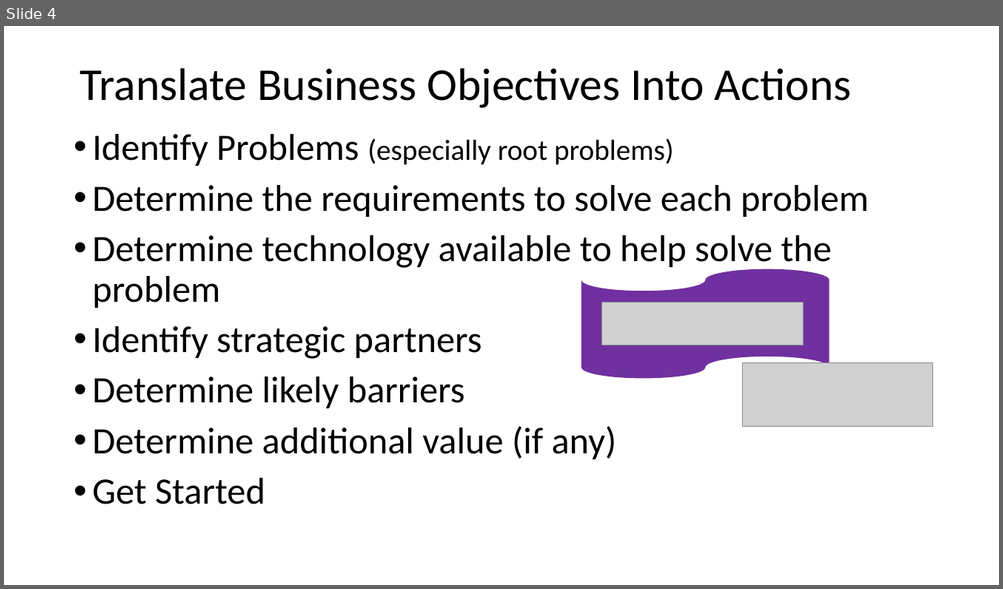
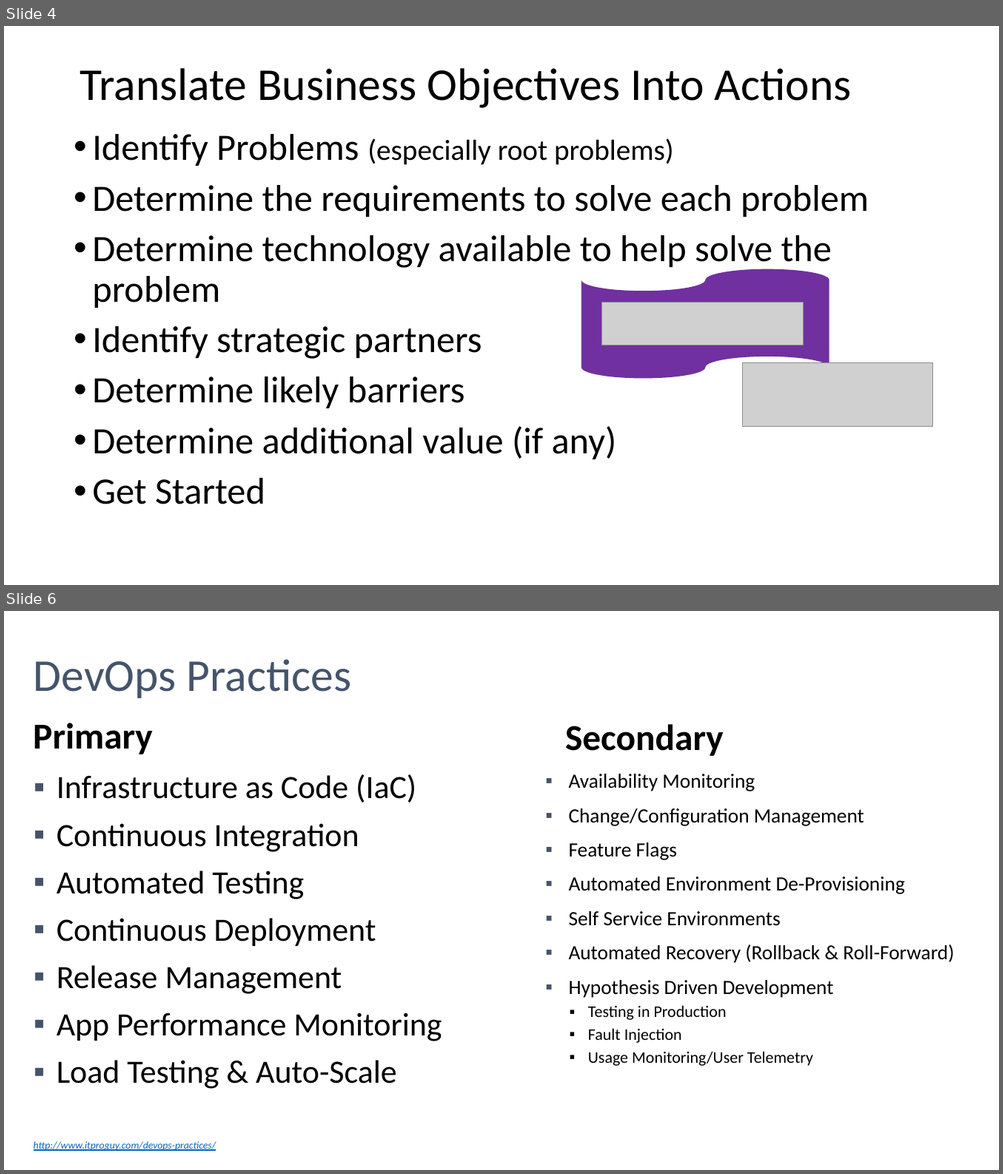
Before and after one commit to guruskill/70-534, a slide deck: Events/2017-06-13-NYC/Presentations/70-534-DevOps-and-NextSteps.pptx. Shown one above the other, each under a label of ours: slide 4 before the commit, slides 4 and 6 after it; the slides between them are not shown. The pictures are 1003x589 and 1003x1174 pixels, drawn with LibreOffice and Linux fonts; fonts in the diff are those of the drawing; grey boxes stand for pictures. Boxes give left, top, right and bottom in pixels: in the first picture for what was removed or moved away, otherwise in the second. Text is boxed around its words. In the diff, an @@ line names an element or a change of style, - is before the commit and + after.

```diff
--- a/Events/2017-06-13-NYC/Presentations/70-534-DevOps-and-NextSteps.pptx
+++ b/Events/2017-06-13-NYC/Presentations/70-534-DevOps-and-NextSteps.pptx
@@ slide 6 added at (x1=4, y1=611, x2=999, y2=1170), background #FFFFFF @@
@@ title added at (x1=34, y1=659, x2=352, y2=698), 44 pt, text #44546A @@
+DevOps Practices
@@ text added at (x1=33, y1=723, x2=153, y2=755), 35.3 pt, text #000000, bold @@
+Primary
@@ text added at (x1=565, y1=724, x2=723, y2=756), 35.3 pt, text #000000, bold @@
+Secondary
@@ text added at (x1=57, y1=775, x2=441, y2=1089), 31.4 pt, text #000000 @@
+▪ Infrastructure as Code (IaC)
+▪ Continuous Integration
+▪ Automated Testing
+▪ Continuous Deployment
+▪ Release Management
+▪ App Performance Monitoring
+▪ Load Testing & Auto-Scale
@@ text added at (x1=569, y1=774, x2=953, y2=1066), 19.6 pt, text #000000 @@
+▪ Availability Monitoring
+▪ Change/Configuration Management
+▪ Feature Flags
+▪ Automated Environment De-Provisioning
+▪ Self Service Environments
+▪ Automated Recovery (Rollback & Roll-Forward)
+▪ Hypothesis Driven Development
+  ▪ Testing in Production
+  ▪ Fault Injection
+  ▪ Usage Monitoring/User Telemetry
@@ text added at (x1=34, y1=1142, x2=216, y2=1151), 9.8 pt, text #0563C1, italic, underline @@
+http://www.itproguy.com/devops-practices/
```
Also in this commit, not shown: 1 slide changed, 6 other slides added, 1 slide removed, 37 other files.
